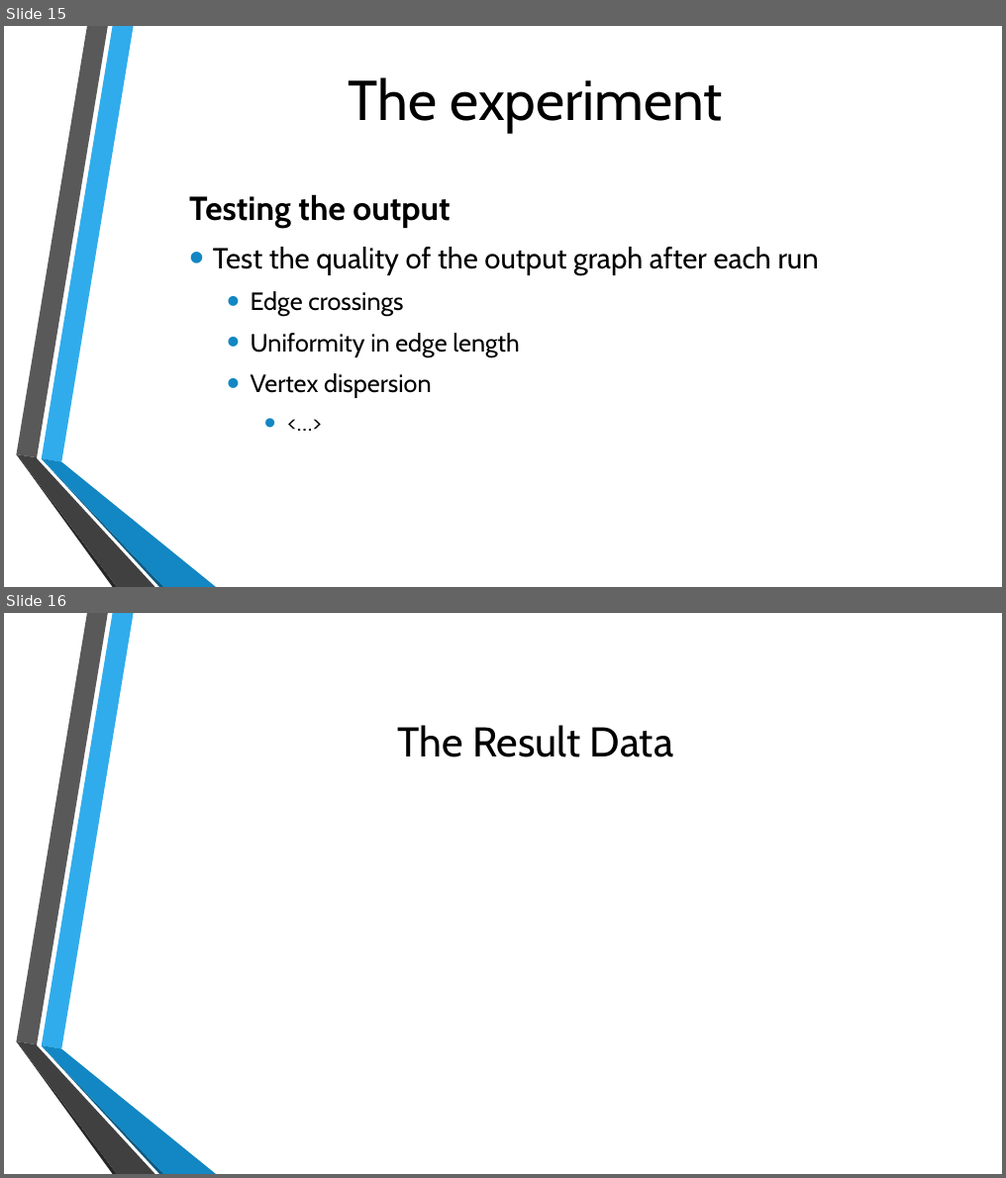
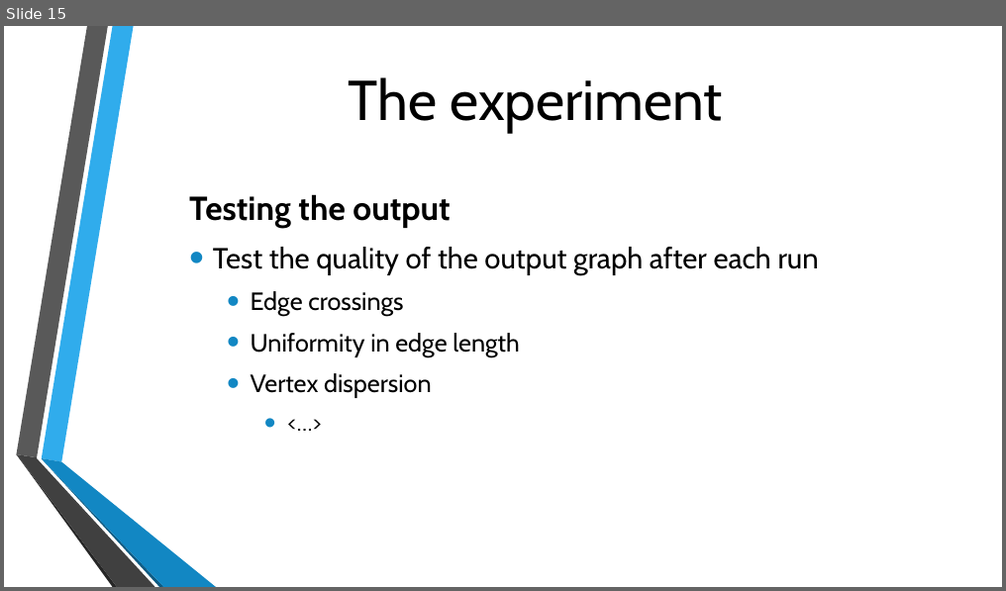
Before and after one commit to michielvh1995/OMI, a slide deck: Presentatie/Onderzoek eindpresentatie.pptx. Shown one above the other, each under a label of ours: slides 15 and 16 before the commit, slide 15 after it. The pictures are 1006x1178 and 1006x591 pixels, drawn with LibreOffice and Linux fonts; fonts in the diff are those of the drawing; background and template pictures are left out. Boxes give left, top, right and bottom in pixels: in the first picture for what was removed or moved away, otherwise in the second. Text is boxed around its words. In the diff, an @@ line names an element or a change of style, - is before the commit and + after.

```diff
--- a/Presentatie/Onderzoek eindpresentatie.pptx
+++ b/Presentatie/Onderzoek eindpresentatie.pptx
@@ slide 16 removed at (4,613,1002,1174), background picture (left out); not listed: 6 template elements that a slide beside it also shows @@
@@ title removed at (398,725,673,758) @@
-The Result Data
```
Also in this commit, not shown: 3 slides changed, 7 slides added, 2 other slides removed.
